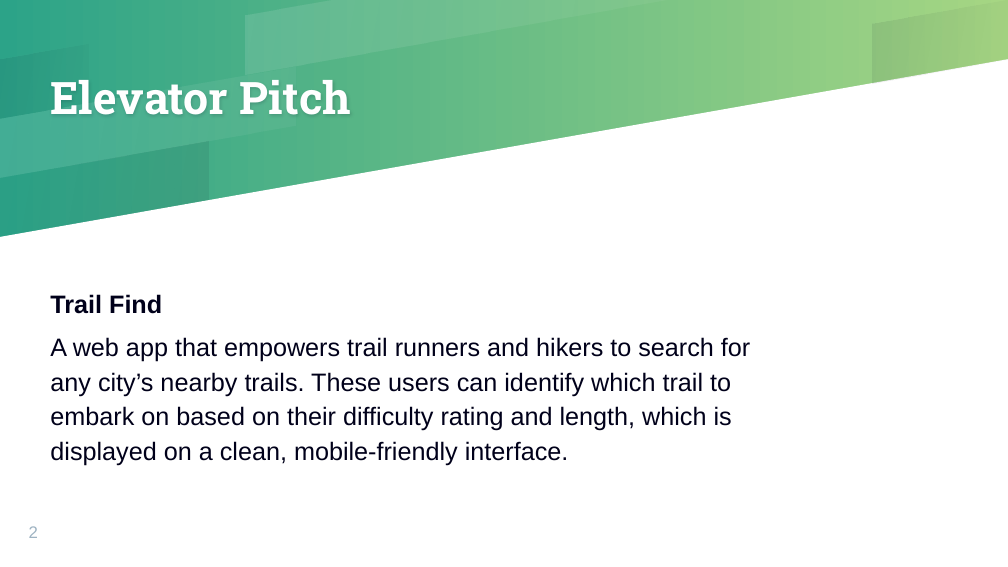
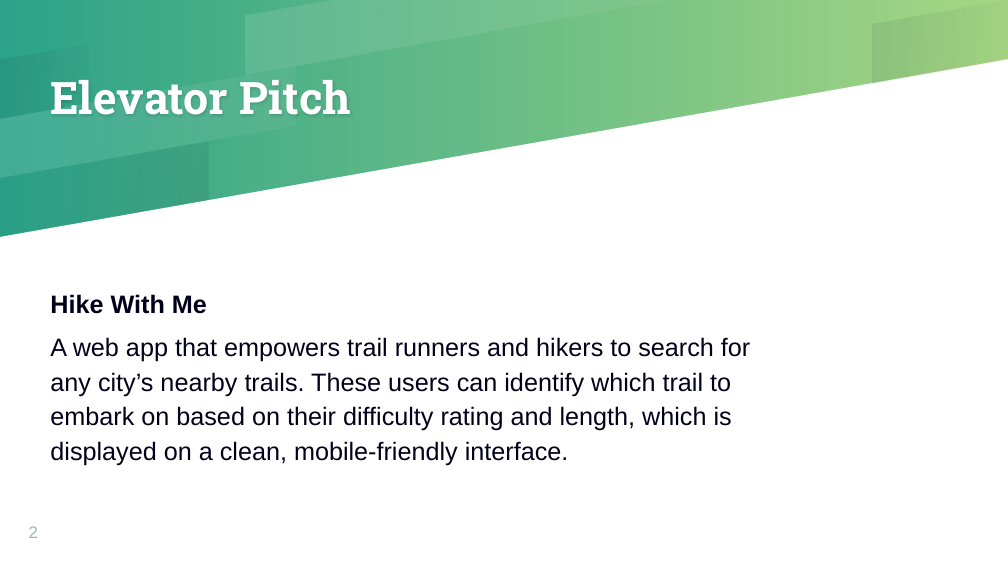
Before and after one commit to Challett1129/Group1-Project, a slide deck: slide 2 of assets/Presentation/Group-1-Presentation-Slides v3.pptx. Drawn at 1008x567 pixels with LibreOffice and Linux fonts; fonts in the diff are those of the drawing. Boxes give left, top, right and bottom in pixels: in the first picture for what was removed or moved away, otherwise in the second. Text is boxed around its words. In the diff, an @@ line names an element or a change of style, - is before the commit and + after.

```diff
--- a/assets/Presentation/Group-1-Presentation-Slides v3.pptx
+++ b/assets/Presentation/Group-1-Presentation-Slides v3.pptx
@@ text at [50, 294, 207, 314]: text changed @@
-Trail Find
+Hike With Me
```
Also in this commit, not shown: 2 other slides changed, 3 slides added, 30 slides removed.
